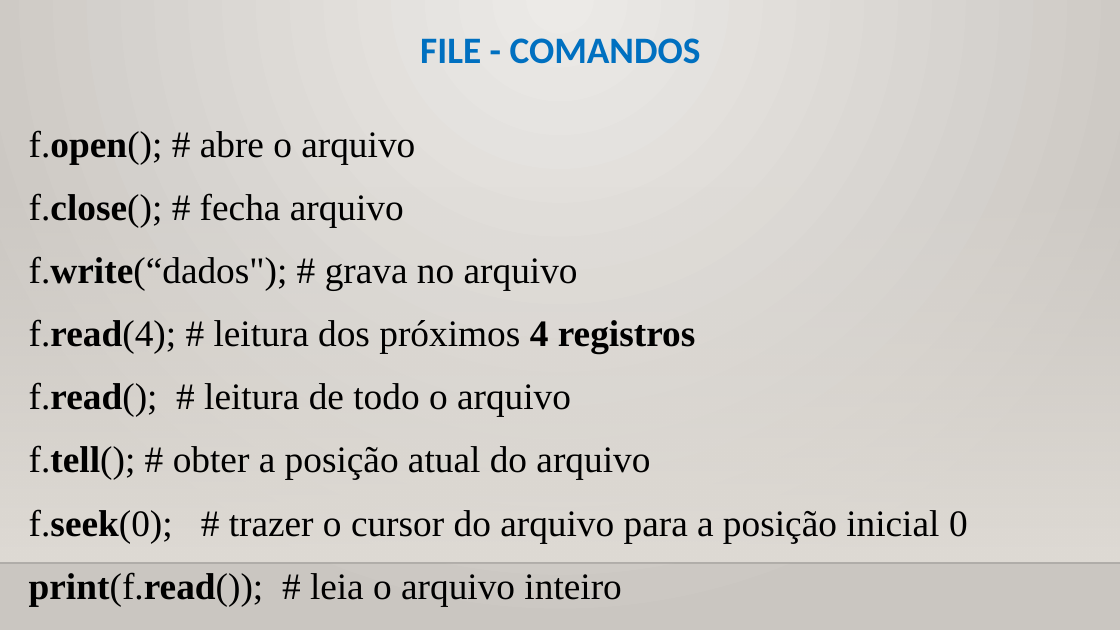
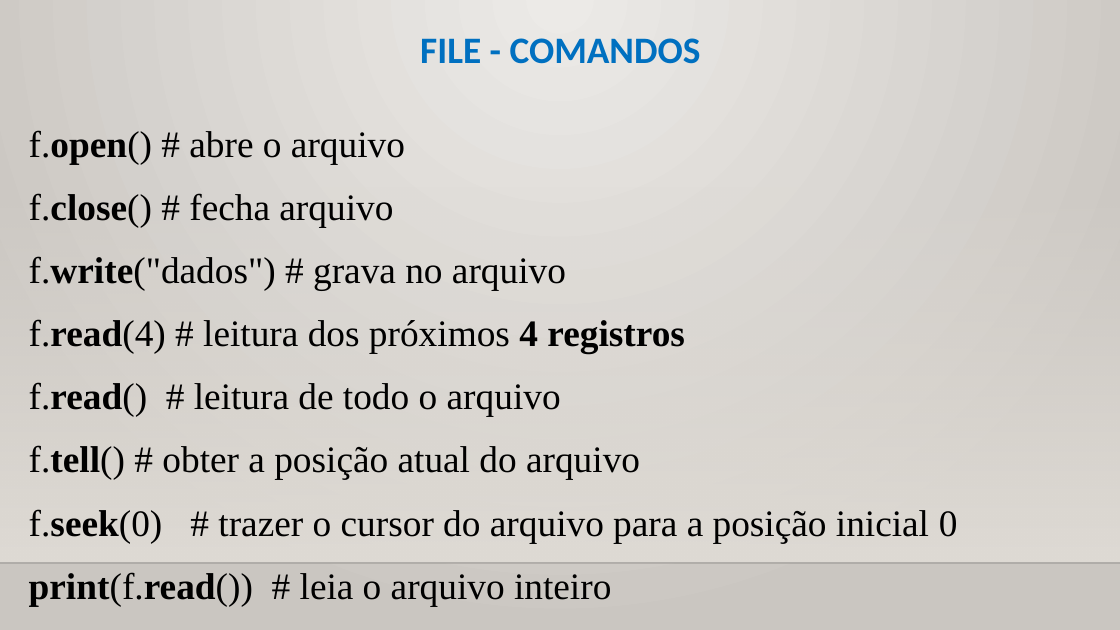
Before and after one commit to CloudEducationBrazil/WydenPythonParadigmas, a slide deck: slide 17 of 01 Classes/Aula 10 Programação Python - Arquivos e JSON.pptx. Drawn at 1120x630 pixels with LibreOffice and Linux fonts; fonts in the diff are those of the drawing; background and template pictures are left out. Boxes give left, top, right and bottom in pixels: in the first picture for what was removed or moved away, otherwise in the second. Text is boxed around its words. In the diff, an @@ line names an element or a change of style, - is before the commit and + after.

Commit message:
atualização slides de aulas 06Set2023

```diff
--- a/01 Classes/Aula 10 Programação Python - Arquivos e JSON.pptx
+++ b/01 Classes/Aula 10 Programação Python - Arquivos e JSON.pptx
@@ text at (29, 130, 958, 606): text changed @@
-f.open(); # abre o arquivo
-f.close(); # fecha arquivo
-f.write(“dados"); # grava no arquivo
-f.read(4); # leitura dos próximos 4 registros
-f.read(); # leitura de todo o arquivo
-f.tell(); # obter a posição atual do arquivo
-f.seek(0); # trazer o cursor do arquivo para a posição inicial 0
-print(f.read()); # leia o arquivo inteiro
+f.open() # abre o arquivo
+f.close() # fecha arquivo
+f.write("dados") # grava no arquivo
+f.read(4) # leitura dos próximos 4 registros
+f.read() # leitura de todo o arquivo
+f.tell() # obter a posição atual do arquivo
+f.seek(0) # trazer o cursor do arquivo para a posição inicial 0
+print(f.read()) # leia o arquivo inteiro
```
Also in this commit, not shown: 14 other slides changed, 1 slide removed, 8 other files.
